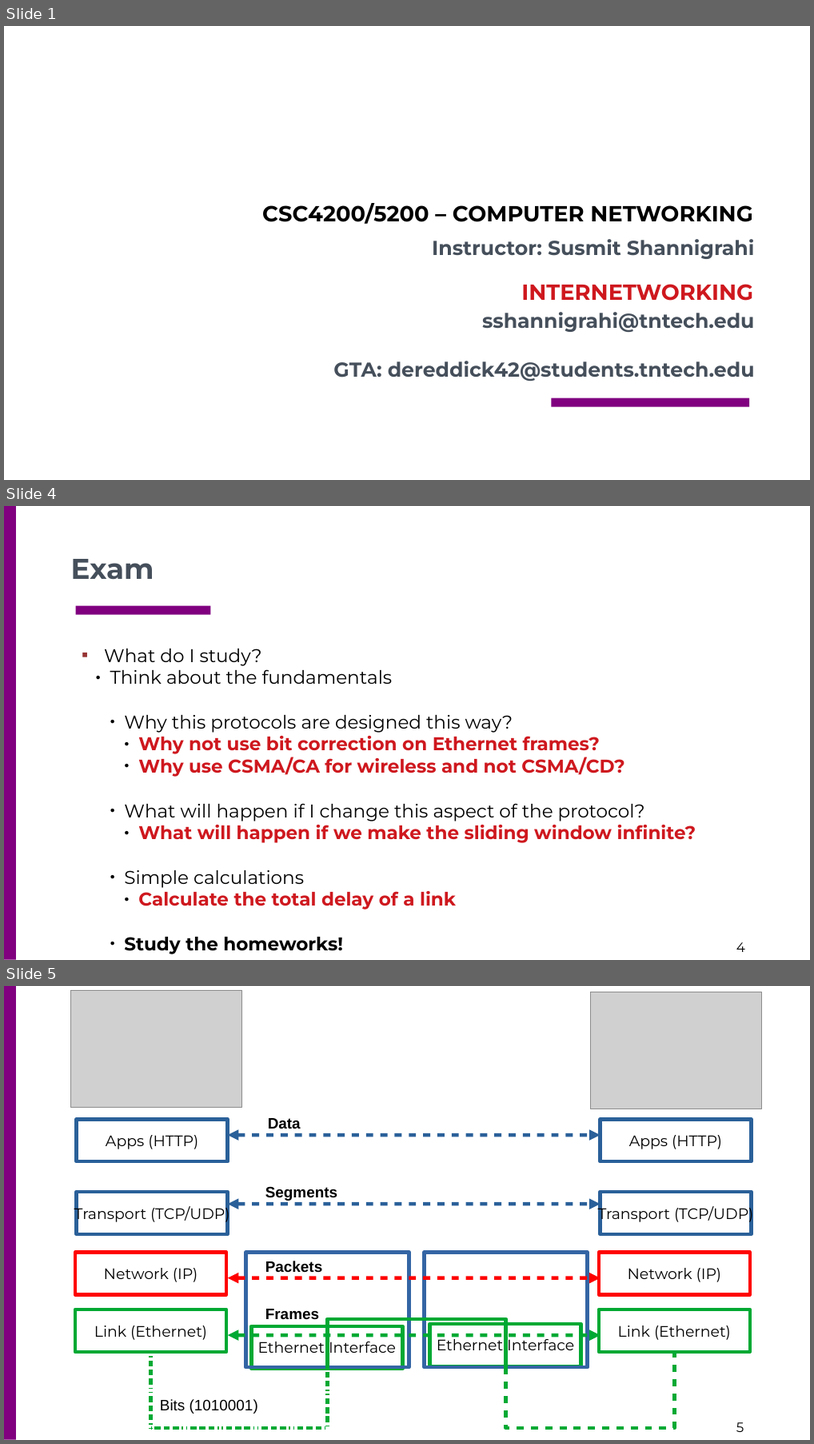
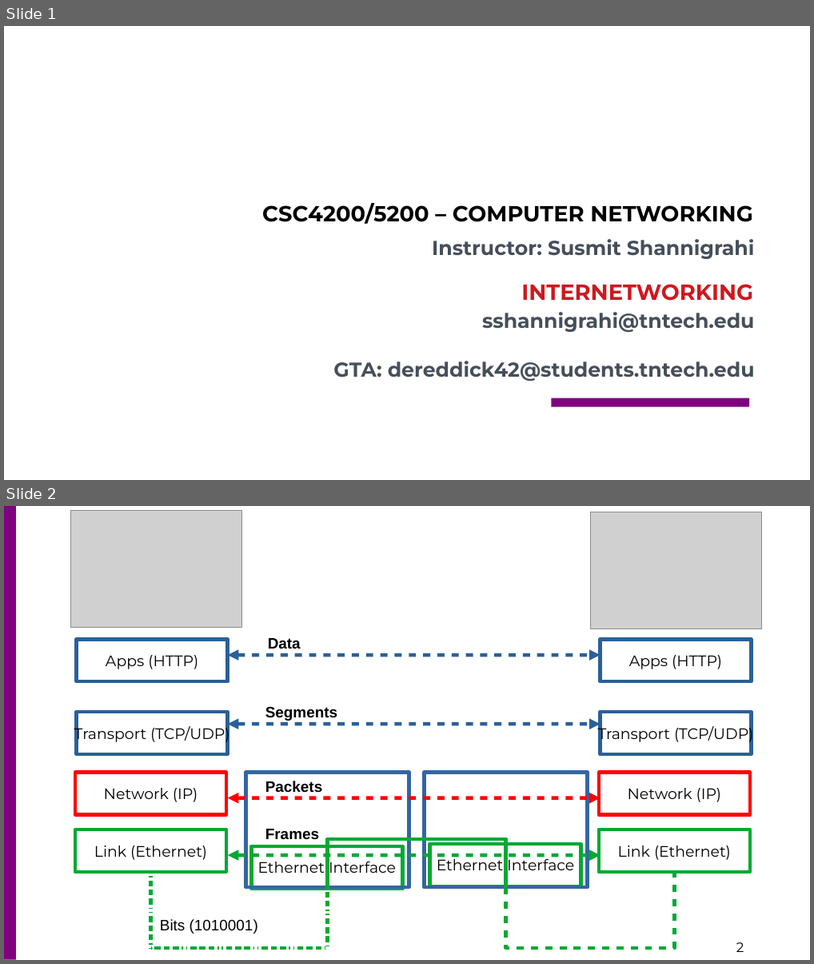
Before and after one commit to csc4200/csc4200.github.io, a slide deck: docs/lectures_source/class_slides-7.odp. Shown one above the other, each under a label of ours: slides 1, 4 and 5 before the commit, slides 1 and 2 after it; the slides between them are not shown. The pictures are 814x1444 and 814x964 pixels, drawn with LibreOffice and Linux fonts; fonts in the diff are those of the drawing; grey boxes stand for pictures; background and template pictures are left out. Boxes give left, top, right and bottom in pixels: in the first picture for what was removed or moved away, otherwise in the second. Text is boxed around its words. In the diff, an @@ line names an element or a change of style, - is before the commit and + after.

```diff
--- a/docs/lectures_source/class_slides-7.odp
+++ b/docs/lectures_source/class_slides-7.odp
@@ slide 4 removed at bbox=[4, 506, 810, 960], background #FFFFFF; not listed: 2 template elements that a slide beside it also shows @@
@@ text removed at bbox=[71, 559, 154, 580] @@
-Exam
@@ rectangle removed at bbox=[76, 606, 211, 615] @@
@@ text removed at bbox=[104, 648, 697, 909] @@
-▪ What do I study?
-  ● Think about the fundamentals
-    ● Why this protocols are designed this way?
-      ● Why not use bit correction on Ethernet frames?
-      ● Why use CSMA/CA for wireless and not CSMA/CD?
-    ● What will happen if I change this aspect of the protocol?
-      ● What will happen if we make the sliding window infinite?
-    ● Simple calculations
-      ● Calculate the total delay of a link
-    ● Study the homeworks!
@@ what was slide 5 is now slide 2 @@
@@ page number at bbox=[737, 942, 745, 952]: text changed @@
-5
+2
```
Also in this commit, not shown: 1 slide changed, 9 slides added, 4 other slides removed, 9 other files.
